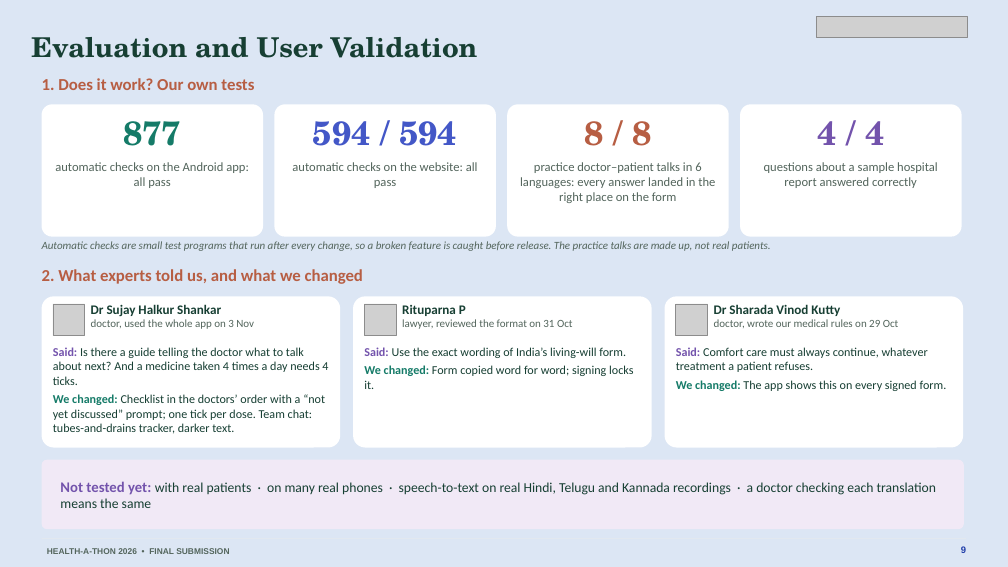
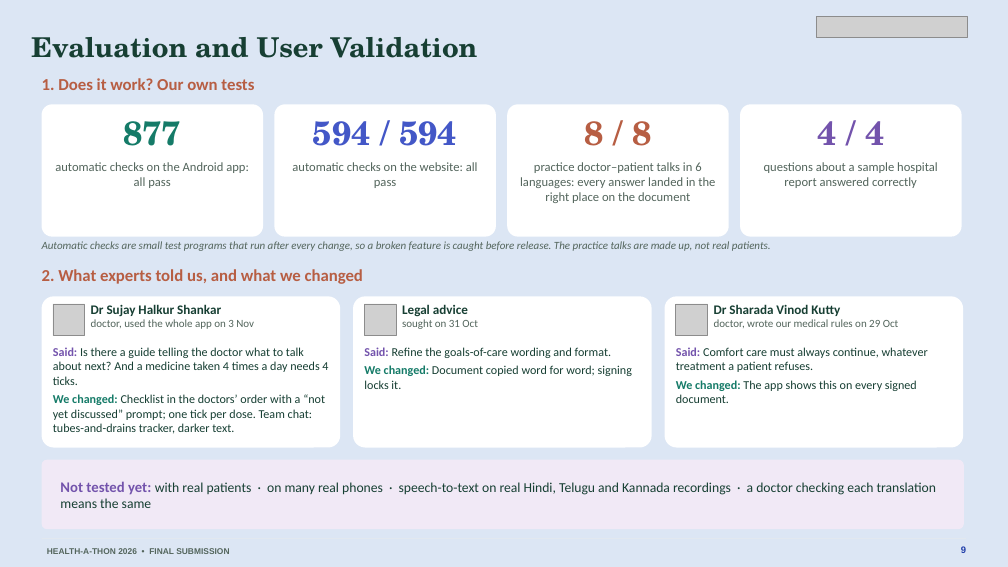
Before and after one commit to basithladdu/healthathon, a slide deck: slide 9 of output/final-submission/Sahara-Final-Presentation.pptx. Drawn at 1008x567 pixels with LibreOffice and Linux fonts; fonts in the diff are those of the drawing; grey boxes stand for pictures. Boxes give left, top, right and bottom in pixels: in the first picture for what was removed or moved away, otherwise in the second. Text is boxed around its words. In the diff, an @@ line names an element or a change of style, - is before the commit and + after.

```diff
--- a/output/final-submission/Sahara-Final-Presentation.pptx
+++ b/output/final-submission/Sahara-Final-Presentation.pptx
@@ text at box(520, 162, 715, 203): text changed @@
-practice doctor–patient talks in 6 languages: every answer landed in the right place on the form
+practice doctor–patient talks in 6 languages: every answer landed in the right place on the document
@@ text at box(402, 304, 478, 329): text changed @@
-Rituparna P
-lawyer, reviewed the format on 31 Oct
+Legal advice
+sought on 31 Oct
@@ text at box(364, 347, 632, 389): text changed @@
-Said: Use the exact wording of India’s living-will form.
-We changed: Form copied word for word; signing locks it.
+Said: Refine the goals-of-care wording and format.
+We changed: Document copied word for word; signing locks it.
@@ text at box(676, 380, 917, 403): text changed @@
-We changed: The app shows this on every signed form.
+We changed: The app shows this on every signed document.
```
Also in this commit, not shown: 10 other slides changed, 11 other files.
